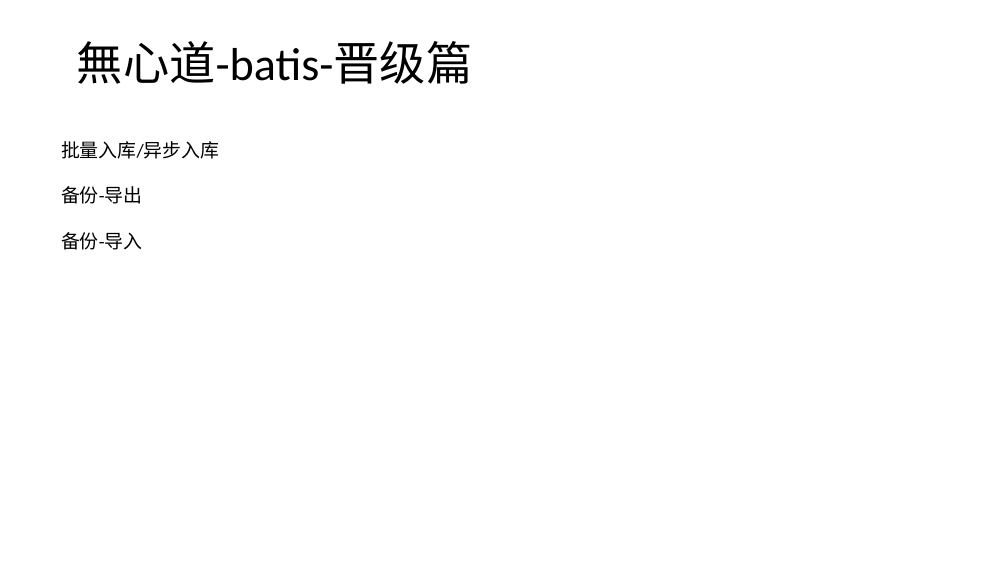
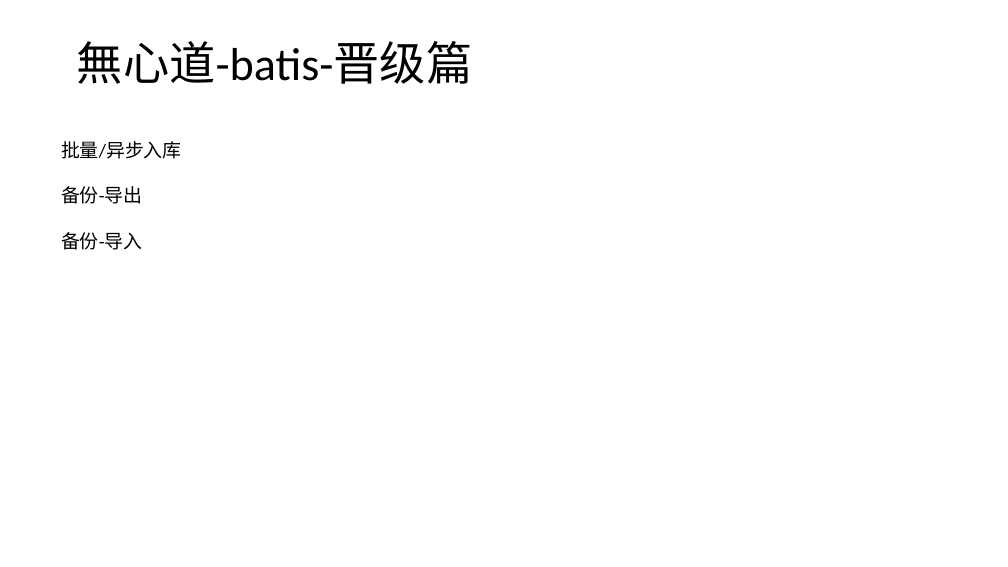
Before and after one commit to wxd-gaming/wxdgaming.boot, a slide deck: slide 6 of 無心道快速开服演示文稿.pptx. Drawn at 1008x567 pixels with LibreOffice and Linux fonts; fonts in the diff are those of the drawing. Boxes give left, top, right and bottom in pixels: in the first picture for what was removed or moved away, otherwise in the second. Text is boxed around its words. In the diff, an @@ line names an element or a change of style, - is before the commit and + after.

```diff
--- a/無心道快速开服演示文稿.pptx
+++ b/無心道快速开服演示文稿.pptx
@@ text at [61, 141, 182, 159]: text changed @@
-批量入库/异步入库
+批量/异步入库
```
Also in this commit, not shown: 1 slide added, 6 other files.
